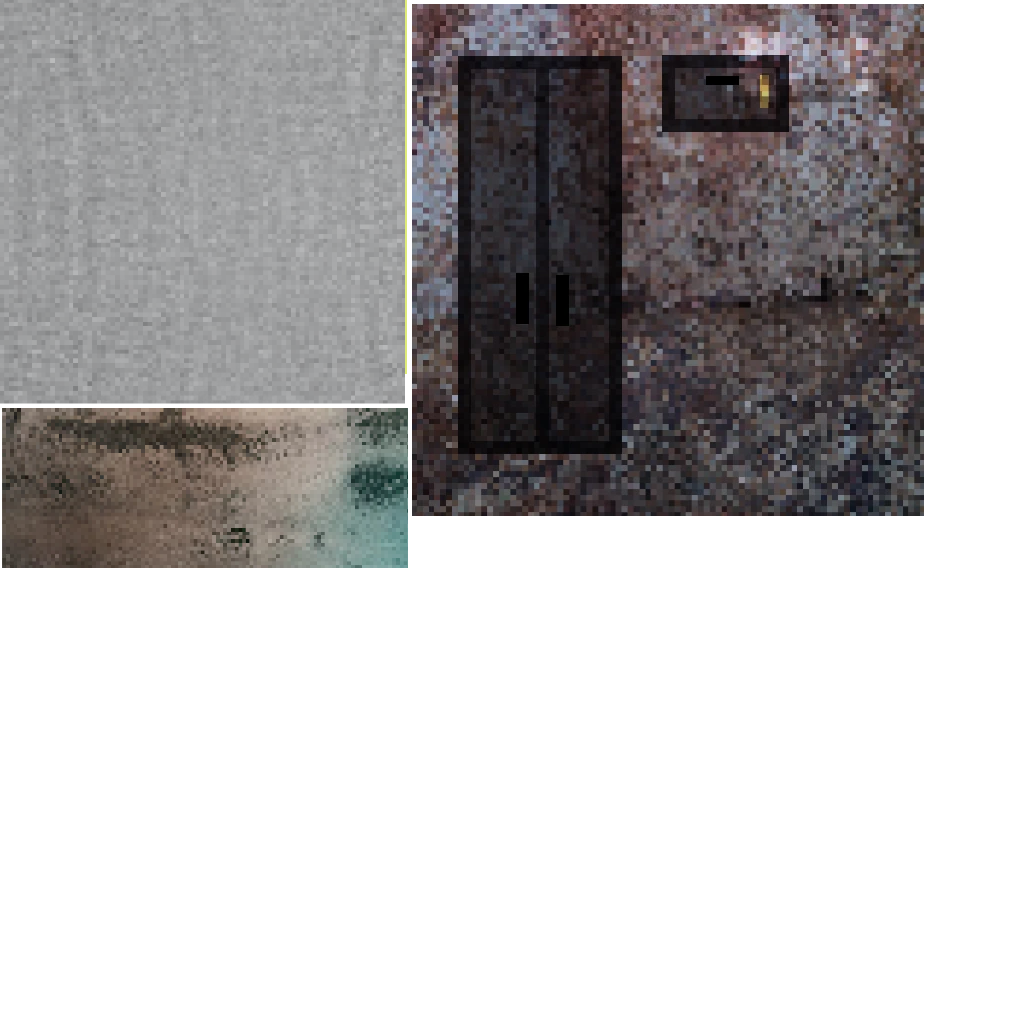
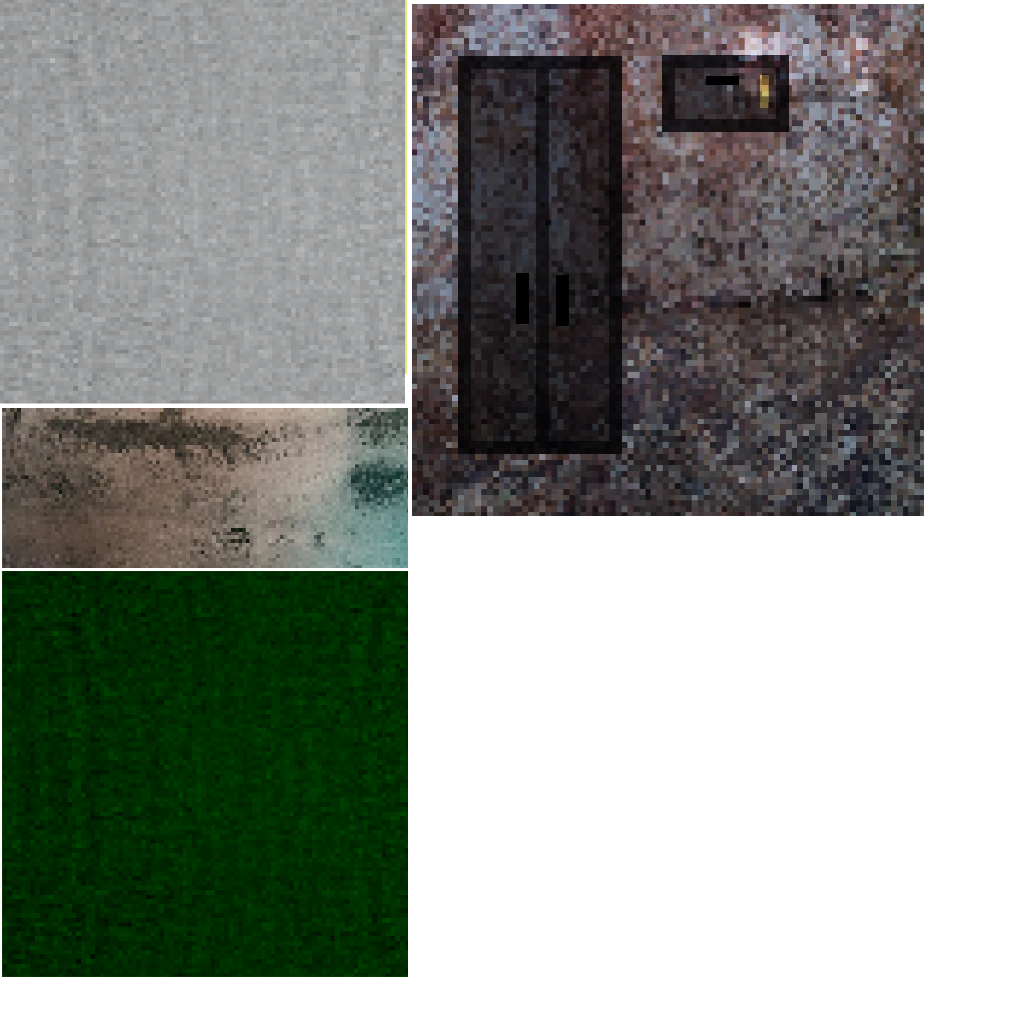
Layered file, before and after one edit (w=1024, h=1024). Changes by layer:
added layer "cópia de Material-Verde" (linear light) above "Material-Verde" over box(2, 571, 408, 977)
added layer "Material-Verde" above "Camada2" over box(2, 571, 408, 977)
